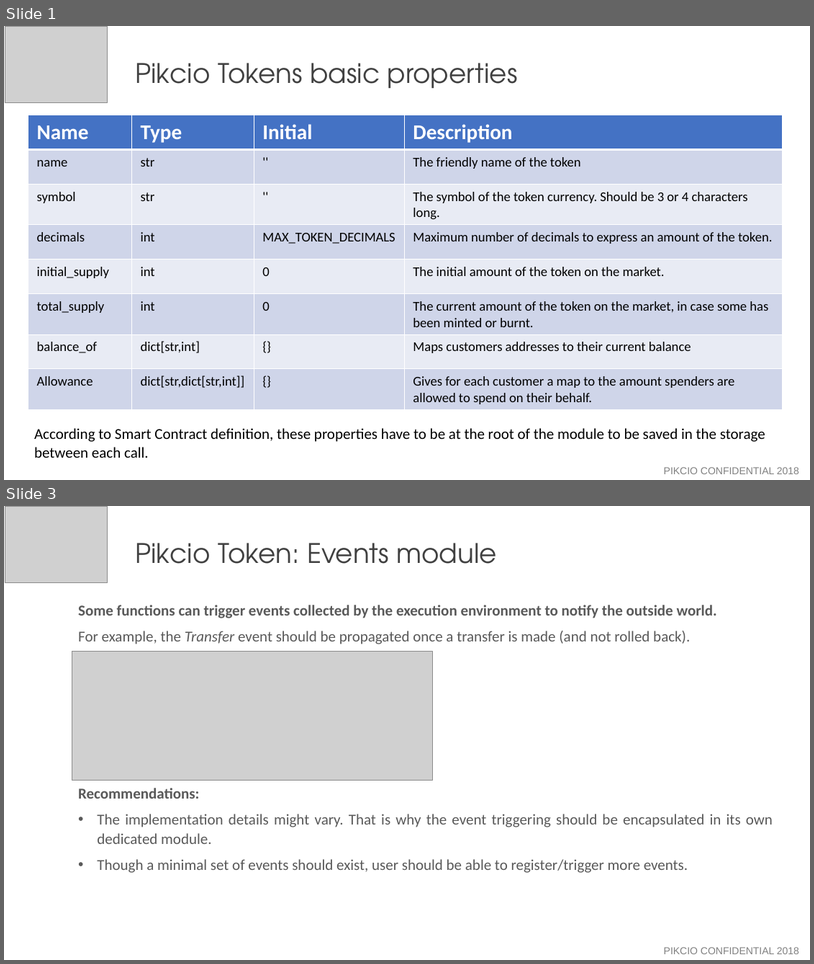
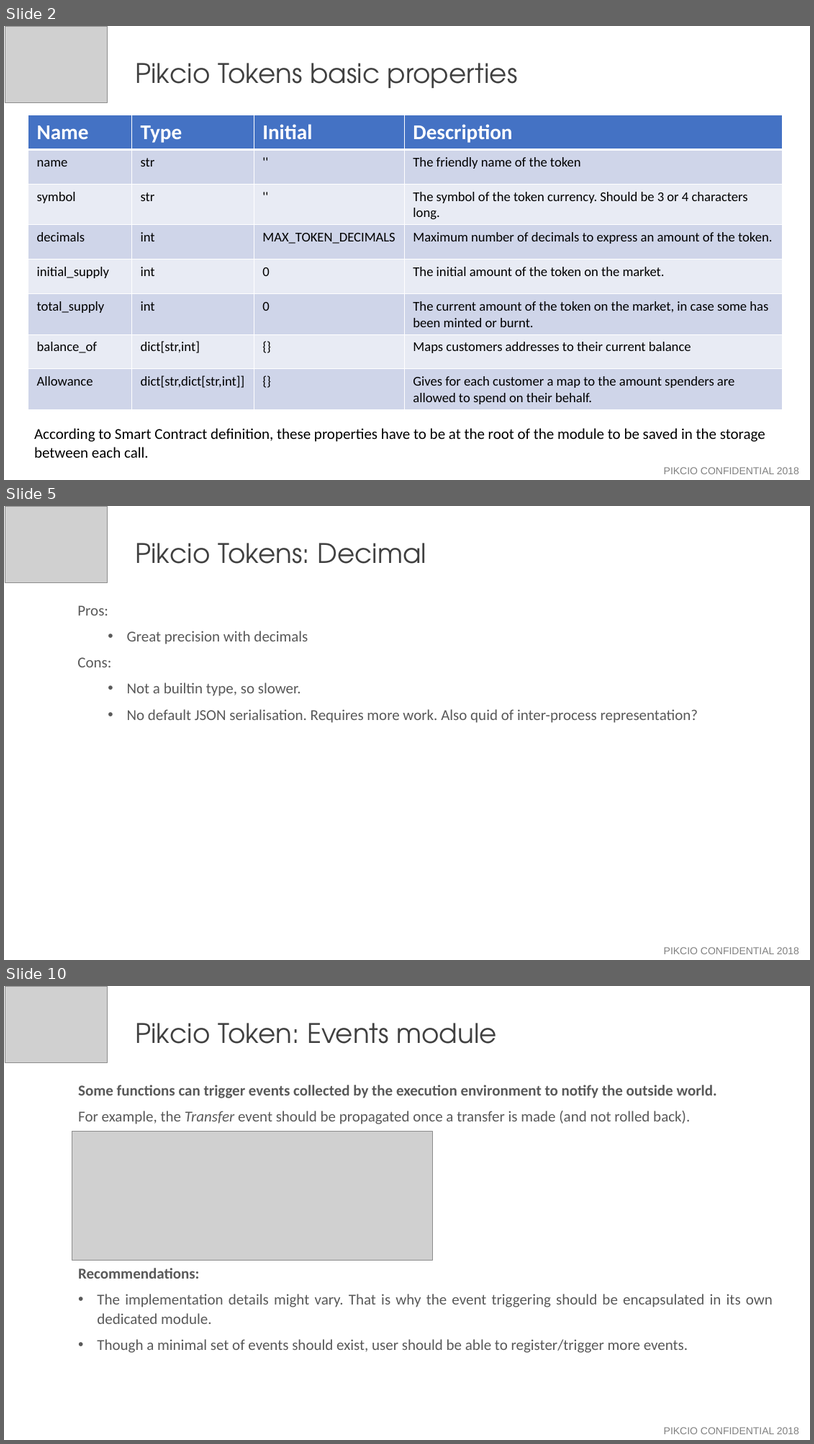
Before and after one commit to thibault-yellowstones/pikcio-tokens, a slide deck: Pikcio_tokens.pptx. Shown one above the other, each under a label of ours: slides 1 and 3 before the commit, slides 2, 5 and 10 after it; the slides between them are not shown. The pictures are 814x964 and 814x1444 pixels, drawn with LibreOffice and Linux fonts; fonts in the diff are those of the drawing; grey boxes stand for pictures. Boxes give left, top, right and bottom in pixels: in the first picture for what was removed or moved away, otherwise in the second. Text is boxed around its words. In the diff, an @@ line names an element or a change of style, - is before the commit and + after.

```diff
--- a/Pikcio_tokens.pptx
+++ b/Pikcio_tokens.pptx
@@ slide 5 added at (4,506,810,960), background #FFFFFF @@
@@ picture added at (5,506,108,582) @@
@@ text added at (135,543,427,564), 32 pt, text #404040 @@
+Pikcio Tokens: Decimal
@@ text added at (77,605,699,723), 18 pt, text #595959 @@
+Pros:
+  • Great precision with decimals
+Cons:
+  • Not a builtin type, so slower.
+  • No default JSON serialisation. Requires more work. Also quid of inter-process representation?
@@ text added at (664,947,800,954), 12 pt, text #808080 @@
+PIKCIO CONFIDENTIAL 2018
@@ what was slide 1 is now slide 2 @@
@@ what was slide 3 is now slide 10 @@
```
Also in this commit, not shown: 1 slide changed, 6 other slides added.
